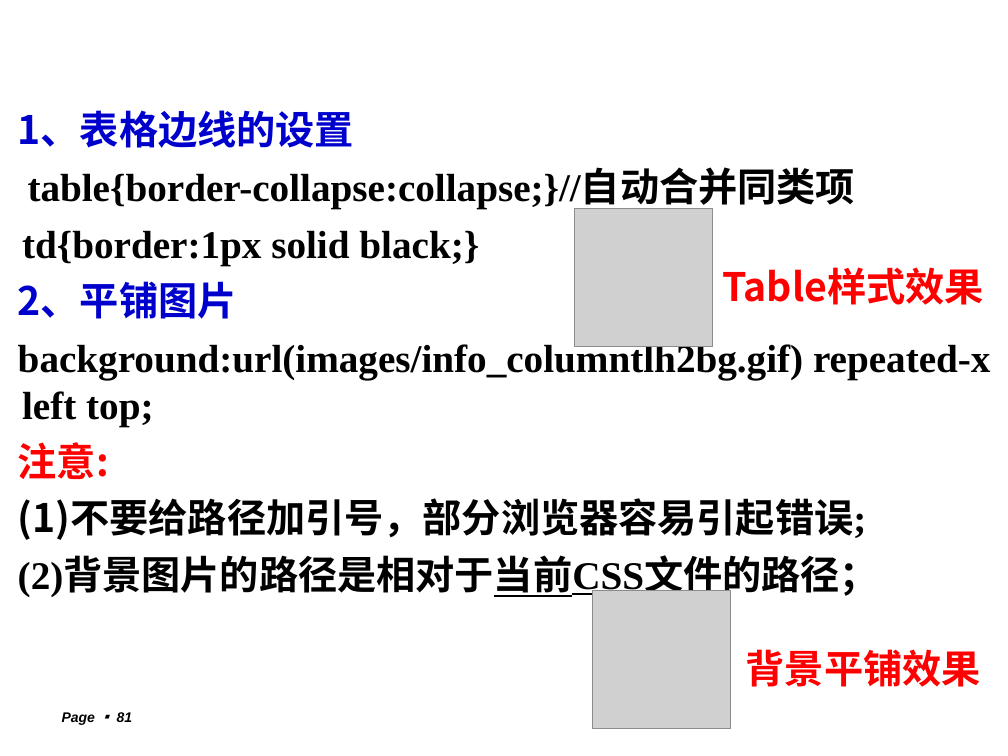
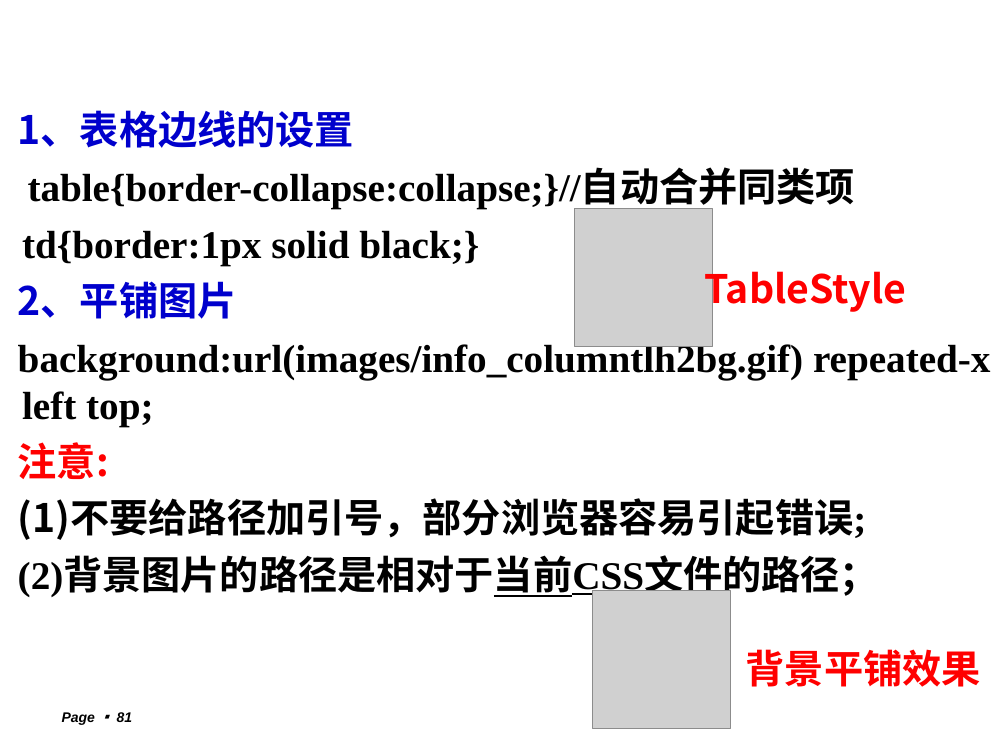
Before and after one commit to lxn56975/webdev, a slide deck: slide 81 of Chapter3CSS.ppt. Drawn at 1008x756 pixels with LibreOffice and Linux fonts; fonts in the diff are those of the drawing; grey boxes stand for pictures; background and template pictures are left out. Boxes give left, top, right and bottom in pixels: in the first picture for what was removed or moved away, otherwise in the second. Text is boxed around its words. In the diff, an @@ line names an element or a change of style, - is before the commit and + after.

Commit message:
修改“table样式”为“tableStyle”

```diff
--- a/Chapter3CSS.ppt
+++ b/Chapter3CSS.ppt
@@ text at (704, 263, 906, 314): text changed @@
-Table样式效果
+TableStyle
```
Also in this commit, not shown: 12 other slides changed, 2 other files.
